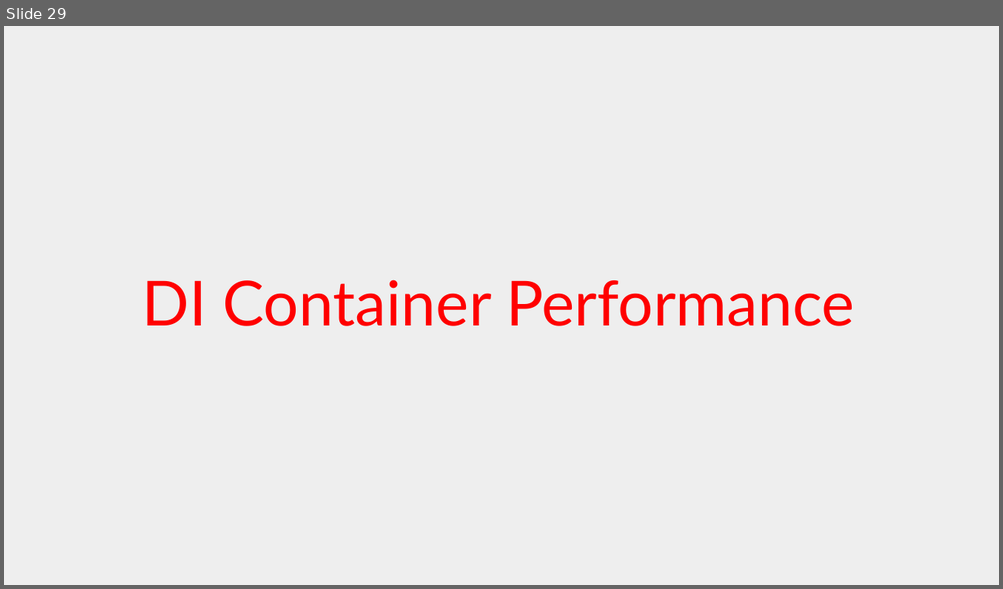
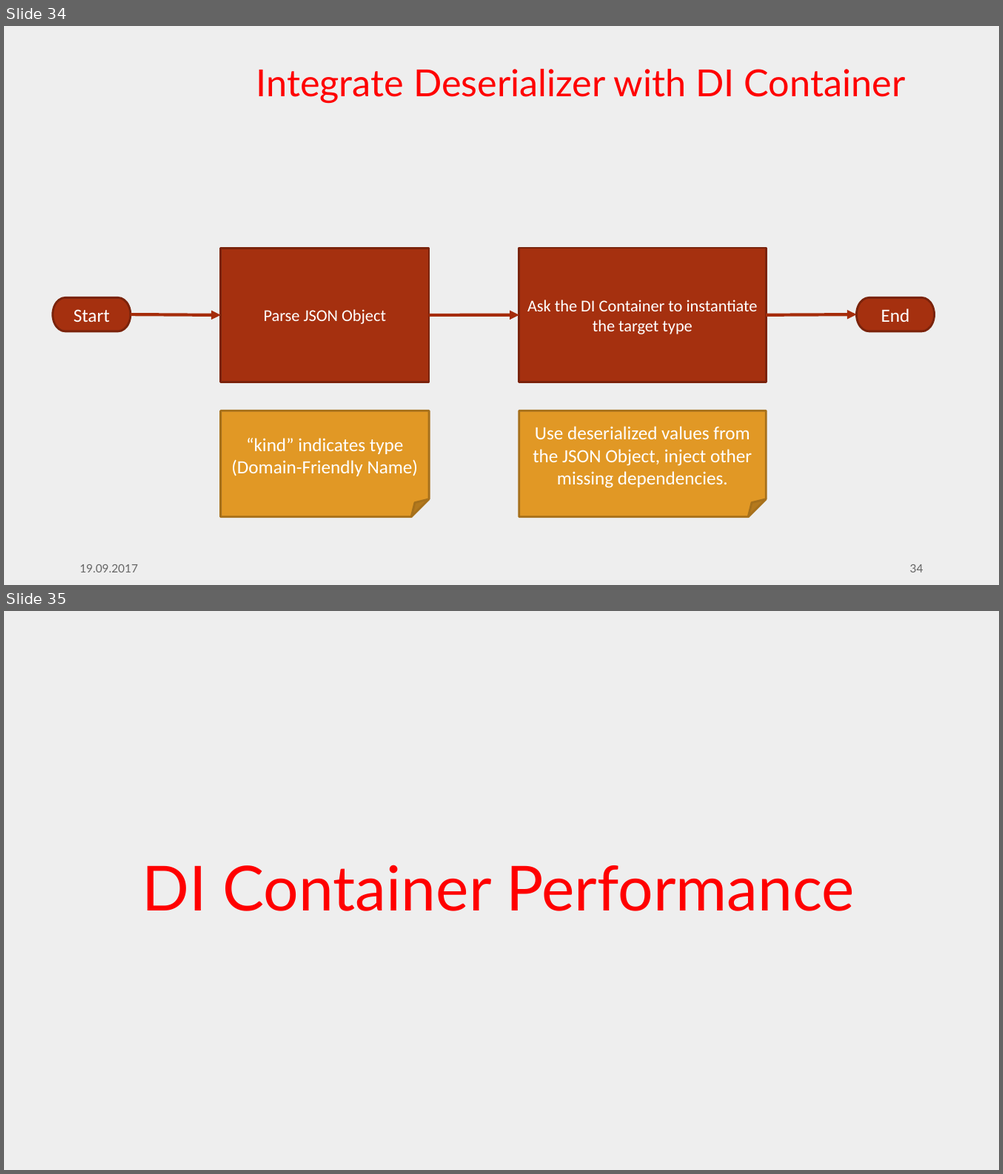
Before and after one commit to feO2x/AdcCore2017.DependencyInjection, a slide deck: ADC Core 2017 - Designing ASP.NET Core Apps with Dependency Injection in Mind.pptx. Shown one above the other, each under a label of ours: slide 29 before the commit, slides 34 and 35 after it. The pictures are 1003x589 and 1003x1174 pixels, drawn with LibreOffice and Linux fonts; fonts in the diff are those of the drawing; background and template pictures are left out. Boxes give left, top, right and bottom in pixels: in the first picture for what was removed or moved away, otherwise in the second. Text is boxed around its words. In the diff, an @@ line names an element or a change of style, - is before the commit and + after.

```diff
--- a/ADC Core 2017 - Designing ASP.NET Core Apps with Dependency Injection in Mind.pptx
+++ b/ADC Core 2017 - Designing ASP.NET Core Apps with Dependency Injection in Mind.pptx
@@ slide 34 added at <box>4,26,999,585</box>, background #EEEEEE @@
@@ title added at <box>256,69,905,103</box>, 36 pt, text #FF0000 @@
+Integrate Deserializer with DI Container
@@ rectangle added at <box>220,248,429,383</box>, fill #A5300F, outline #7A240B 2 pt, 16 pt, text #FFFFFF @@
+Parse JSON Object
@@ rectangle added at <box>519,248,765,383</box>, fill #A5300F, outline #7A240B 2 pt, 16 pt, text #FFFFFF @@
+Ask the DI Container to instantiate the target type
@@ pill shape added at <box>53,298,130,331</box>, fill #A5300F, outline #7A240B 2 pt, 18 pt, text #FFFFFF @@
+Start
@@ pill shape added at <box>856,298,933,331</box>, fill #A5300F, outline #7A240B 2 pt, 18 pt, text #FFFFFF @@
+End
@@ arrow added from (131, 315) to (220, 315), #A52D0B 3 pt @@
@@ arrow added from (430, 315) to (519, 315), #A52D0B 3 pt @@
@@ arrow added from (765, 315) to (856, 315), #A52D0B 3 pt @@
@@ folded corner added at <box>220,411,429,517</box>, fill #E19825, outline #A6701B 2 pt, 18 pt, text #FFFFFF @@
+“kind” indicates type
+(Domain-Friendly Name)
@@ folded corner added at <box>519,411,765,517</box>, fill #E19825, outline #A6701B 2 pt, 18 pt, text #FFFFFF @@
+Use deserialized values from the JSON Object, inject other missing dependencies.
@@ text added at <box>79,565,138,573</box>, 11 pt, text #656565 @@
+19.09.2017
@@ page number added at <box>910,565,923,573</box>, 11 pt, text #656565 @@
+34
@@ what was slide 29 is now slide 35 @@
```
Also in this commit, not shown: 2 slides changed, 5 other slides added, 1 other file.
